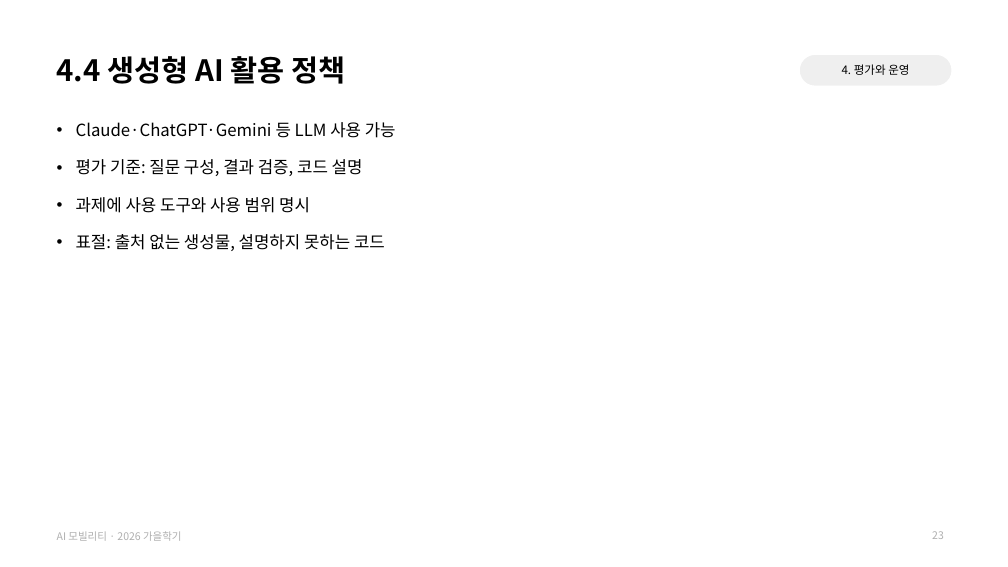
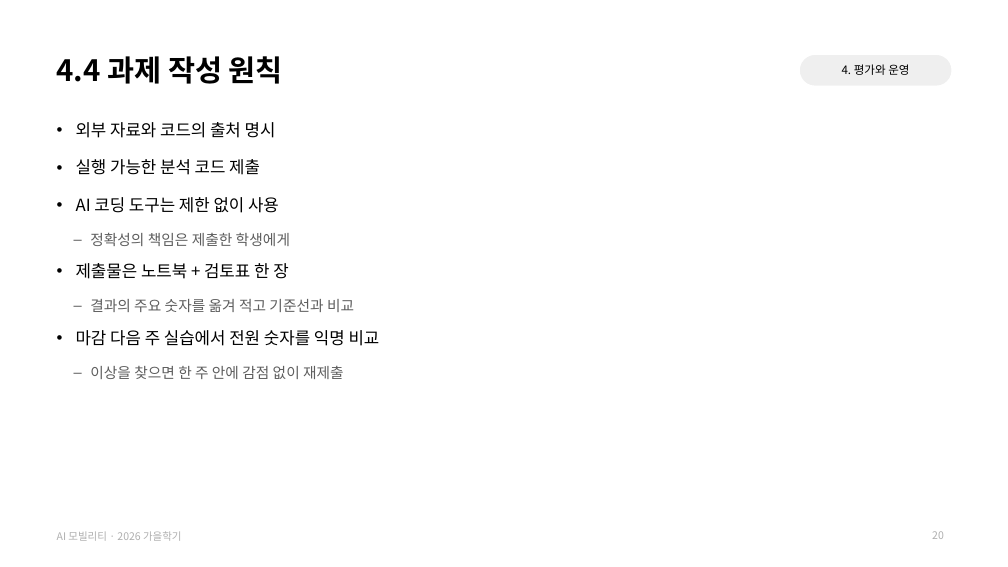
Before and after one commit to jihoyeo/ai-mobility, a slide deck: slide 20 of slides/week01/AI모빌리티_01_오리엔테이션.pptx (slide 23 before the commit). Drawn at 1008x567 pixels with LibreOffice and Linux fonts; fonts in the diff are those of the drawing. Boxes give left, top, right and bottom in pixels: in the first picture for what was removed or moved away, otherwise in the second. Text is boxed around its words. In the diff, an @@ line names an element or a change of style, - is before the commit and + after.

```diff
--- a/slides/week01/AI모빌리티_01_오리엔테이션.pptx
+++ b/slides/week01/AI모빌리티_01_오리엔테이션.pptx
@@ title at [57, 56, 283, 84]: text changed @@
-4.4 생성형 AI 활용 정책
+4.4 과제 작성 원칙
@@ text at [76, 122, 380, 379]: text changed @@
-• Claude·ChatGPT·Gemini 등 LLM 사용 가능
-• 평가 기준: 질문 구성, 결과 검증, 코드 설명
-• 과제에 사용 도구와 사용 범위 명시
-• 표절: 출처 없는 생성물, 설명하지 못하는 코드
+• 외부 자료와 코드의 출처 명시
+• 실행 가능한 분석 코드 제출
+• AI 코딩 도구는 제한 없이 사용
+  – 정확성의 책임은 제출한 학생에게
+• 제출물은 노트북 + 검토표 한 장
+  – 결과의 주요 숫자를 옮겨 적고 기준선과 비교
+• 마감 다음 주 실습에서 전원 숫자를 익명 비교
+  – 이상을 찾으면 한 주 안에 감점 없이 재제출
```
Also in this commit, not shown: 21 other slides changed, 3 slides added, 5 slides removed, 15 other files.
